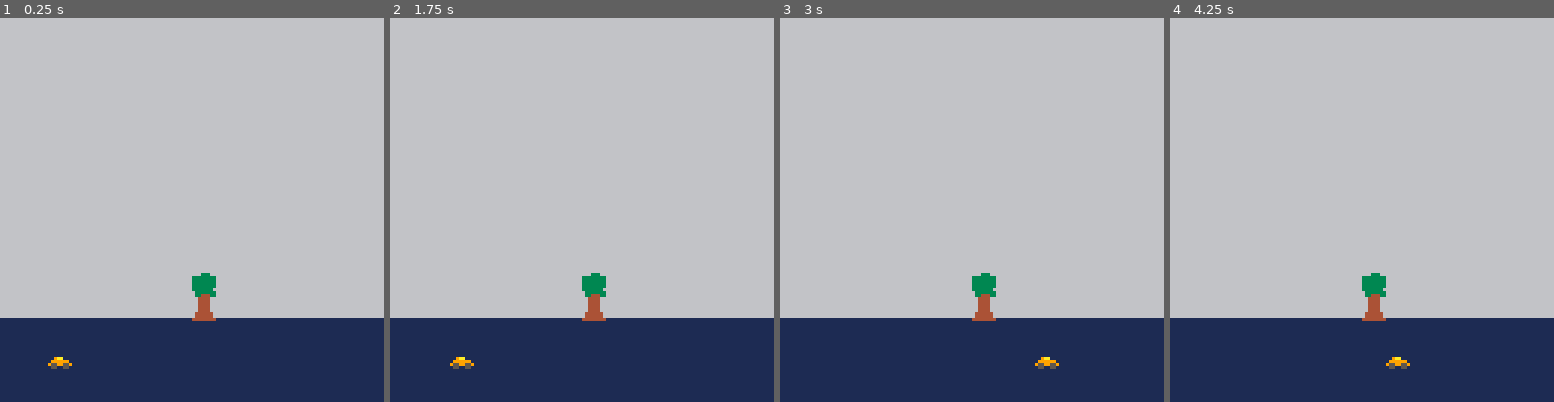
Above: before the commit, frames 1-4 (left to right).
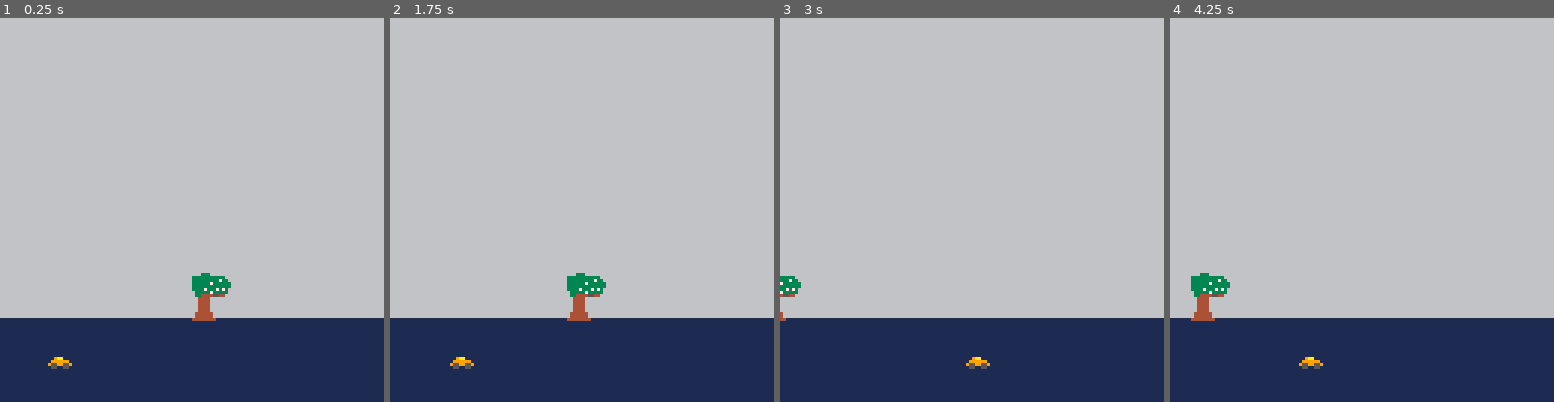
Above: after the commit, the same moments.

Repository: broquaint/pico8-carts
Game: PICO-8 cartridge racer.p8
Same seed, same stepped clock (60 frames per second), same inputs: the game is played once before the commit and once after it.
Inputs:
- Up to frame 1 (0.25 s): no input
- Up to frame 2 (1.75 s): tap X (X key) at 0.33, 1.07 s; tap O (Z key) at 0.7, 1.7 s; hold Right from 1.6 s (still down)
- Up to frame 3 (3 s): tap X (X key) at 1.85, 2.97 s; release Right at 2.1 s; tap O (Z key) at 2.1, 2.5, 2.9 s; hold Up 2.15-2.42 s; hold Right from 2.47 s (still down)
- Up to frame 4 (4.25 s): release Right at 3.03 s; hold Left 3.08-3.58 s; tap O (Z key) at 3.3, 3.7, 4.1 s; hold Down 3.63-3.97 s; hold Right from 4.02 s (still down); tap X (X key) at 4.08 s

The runs differ from the first frame. In frame 1, 0.2% of the frame differs, in the area x 53-61%, y 67-73%; in frame 2, 0.8%; in frame 3, 1.1%; in frame 4, 1.6%, in the area x 5-63%, y 66-92%.

Commit message:
Scenery such that it is
The very beginning of movement.

Diff:
--- a/racer.p8
+++ b/racer.p8
@@ -15,8 +15,10 @@
 b_down  = ⬇️ b_up    = ヌて●
 b_x     = ❎  b_z     = 🅾️
 
-g_friction = 0.9
+g_friction  = 0.9
 g_top_speed = 3
+g_edge_rhs  = 64
+g_edge_lhs  = 16
 
 function _init()
    car = {
@@ -25,10 +27,17 @@
       speed = 0,
       accel = 0.6,
    }
+
+   scene = {
+      -- Tree
+      { spr = { 0, 32, 8, 16 }, at = { 64, 85 } },
+      -- Shrub
+      { spr = { 8, 32, 16, 8 }, at = { 64, 85 } },
+   }
 end
 
-function _update()
-   if btn(b_right) then
+function update_car()
+      if btn(b_right) then
       car.speed += car.accel
    end
 
@@ -39,15 +48,33 @@
    car.speed *= g_friction
    if(not btnp(b_right) and not btnp(b_left)) then
       car.speed *= g_friction
-   else
-      printh('speed at '..car.speed)
    end
 
    if(abs(car.speed) > g_top_speed) car.speed = sgn(car.speed) * g_top_speed
 
    local next_pos = car.x + car.speed
-   if next_pos > 10 and next_pos < 100 then
+   if next_pos > g_edge_lhs and next_pos < g_edge_rhs then
       car.x += car.speed
+   end
+end
+
+function update_scene()
+   for obj in all(scene) do
+      obj.at[1] += -car.speed
+   end
+end
+
+function _update()
+   update_car()
+   update_scene()
+end
+
+function draw_scene()
+   for obj in all(scene) do
+      local s = copy_table(obj.spr)
+      add(s, obj.at[1])
+      add(s, obj.at[2])
+      sspr(unpack(s))
    end
 end
 
@@ -56,9 +83,55 @@
 
    rectfill(0, 100, 128, 128, 1)
 
-   sspr(0, 32, 8, 16, 64, 85)
+   draw_scene()
 
    spr(1, car.x, car.y)
+end
+
+-- ## Util functions ## --
+DEBUG = false
+
+function dumper(...)
+   local res = ''
+   for v in all({...}) do
+      res = res .. (type(v) == 'table' and arr_to_str(v) or tostr(v))
+   end
+   return res
+end
+
+function debug(...)
+   if(not DEBUG) return
+
+   printh(dumper(...))
+end
+
+-- Not supporting non-array tables as not using them.
+function arr_to_str(a)
+   local res = '{'
+   for k, v in pairs(a) do
+      if type(k) != 'number' then
+         res = res .. k .. ' => '
+      end
+      if(type(v) == 'table') then
+         res = res .. arr_to_str(v)
+      else
+         res = res .. tostr(v)
+      end
+      res = res .. ", "
+   end
+   return sub(res, 0, #res - 2) .. "}"
+end
+
+function copy_table(tbl)
+   local ret = {}
+   for i,v in pairs(tbl) do
+      if(type(v) == 'table') then
+         ret[i] = copy_table(v)
+      else
+         ret[i] = v
+      end
+   end
+   return ret
 end
 
 __gfx__
@@ -95,13 +168,13 @@
 00000000000000000000000000000000000000000000000000000000000000000000000000000000000000000000000000000000000000000000000000000000
 00000000000000000000000000000000000000000000000000000000000000000000000000000000000000000000000000000000000000000000000000000000
 00033300000000000000000000000000000000000000000000000000000000000000000000000000000000000000000000000000000000000000000000000000
-33333333000000000000000000000000000000000000000000000000000000000000000000000000000000000000000000000000000000000000000000000000
-33333333000000000000000000000000000000000000000000000000000000000000000000000000000000000000000000000000000000000000000000000000
-33333333000000000000000000000000000000000000000000000000000000000000000000000000000000000000000000000000000000000000000000000000
-33333333000000000000000000000000000000000000000000000000000000000000000000000000000000000000000000000000000000000000000000000000
-33333330000000000000000000000000000000000000000000000000000000000000000000000000000000000000000000000000000000000000000000000000
-03333333000000000000000000000000000000000000000000000000000000000000000000000000000000000000000000000000000000000000000000000000
-03344433000000000000000000000000000000000000000000000000000000000000000000000000000000000000000000000000000000000000000000000000
+33333333000003333330000000000000000000000000000000000000000000000000000000000000000000000000000000000000000000000000000000000000
+33333333000033333733000000000000000000000000000000000000000000000000000000000000000000000000000000000000000000000000000000000000
+33333333000033733333300000000000000000000000000000000000000000000000000000000000000000000000000000000000000000000000000000000000
+33333333000333333333300000000000000000000000000000000000000000000000000000000000000000000000000000000000000000000000000000000000
+33333330000373337373000000000000000000000000000000000000000000000000000000000000000000000000000000000000000000000000000000000000
+03333333000333733333000000000000000000000000000000000000000000000000000000000000000000000000000000000000000000000000000000000000
+03344433000044455440000000000000000000000000000000000000000000000000000000000000000000000000000000000000000000000000000000000000
 00444400000000000000000000000000000000000000000000000000000000000000000000000000000000000000000000000000000000000000000000000000
 00444400000000000000000000000000000000000000000000000000000000000000000000000000000000000000000000000000000000000000000000000000
 00444400000000000000000000000000000000000000000000000000000000000000000000000000000000000000000000000000000000000000000000000000
